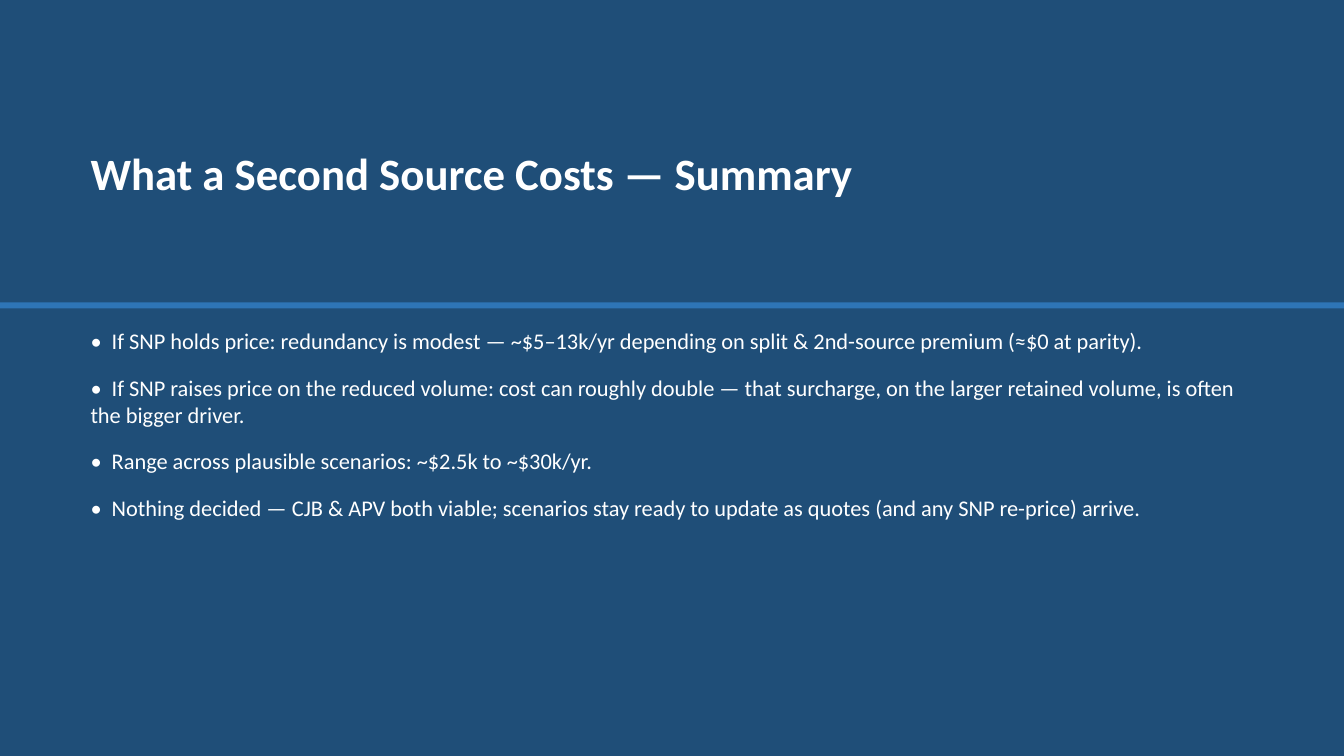
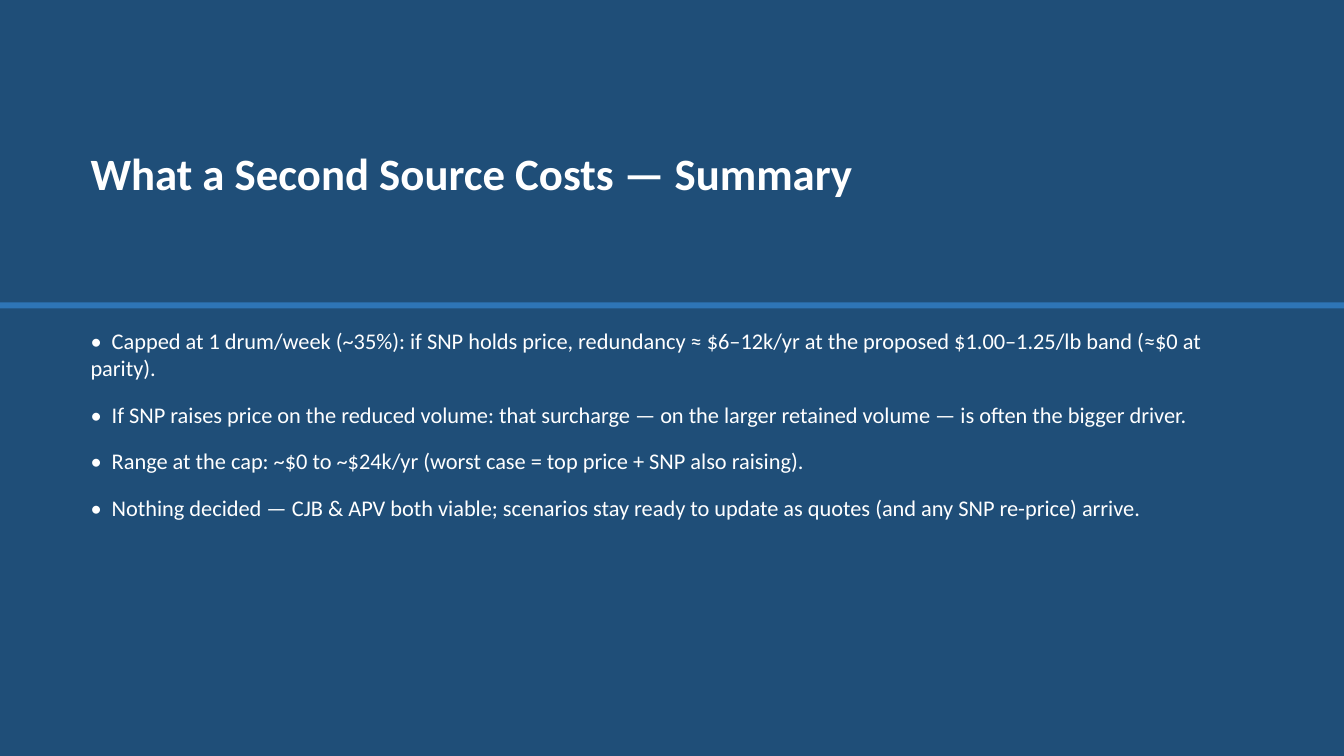
Before and after one commit to naviero1/Claude-Works, a slide deck: slide 12 of PVA second supplier initiative/PVA_Second_Source_Slides.pptx. Drawn at 1344x756 pixels with LibreOffice and Linux fonts; fonts in the diff are those of the drawing. Boxes give left, top, right and bottom in pixels: in the first picture for what was removed or moved away, otherwise in the second. Text is boxed around its words. In the diff, an @@ line names an element or a change of style, - is before the commit and + after.

```diff
--- a/PVA second supplier initiative/PVA_Second_Source_Slides.pptx
+++ b/PVA second supplier initiative/PVA_Second_Source_Slides.pptx
@@ text at bbox=[91, 333, 1201, 473]: text changed @@
-• If SNP holds price: redundancy is modest — ~$5–13k/yr depending on split & 2nd-source premium (≈$0 at parity).
-• If SNP raises price on the reduced volume: cost can roughly double — that surcharge, on the larger retained volume, is often the bigger driver.
-• Range across plausible scenarios: ~$2.5k to ~$30k/yr.
+• Capped at 1 drum/week (~35%): if SNP holds price, redundancy ≈ $6–12k/yr at the proposed $1.00–1.25/lb band (≈$0 at parity).
+• If SNP raises price on the reduced volume: that surcharge — on the larger retained volume — is often the bigger driver.
+• Range at the cap: ~$0 to ~$24k/yr (worst case = top price + SNP also raising).
```
Also in this commit, not shown: 3 other slides changed, 2 other files.
